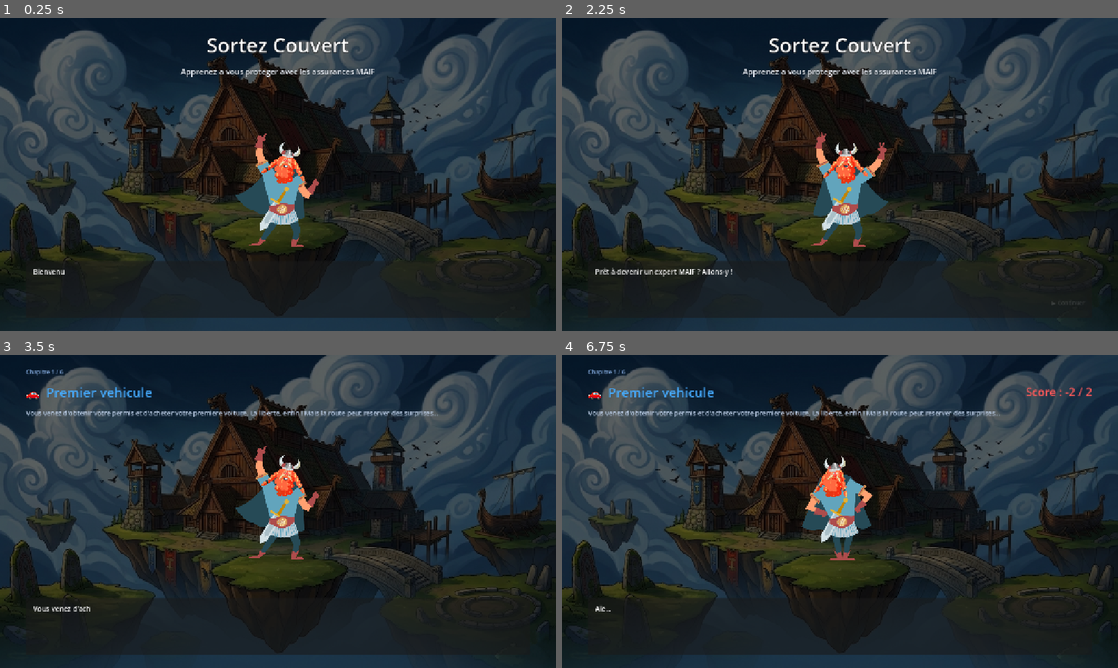
Above: before the commit, frames 1-4 (two rows, left to right).
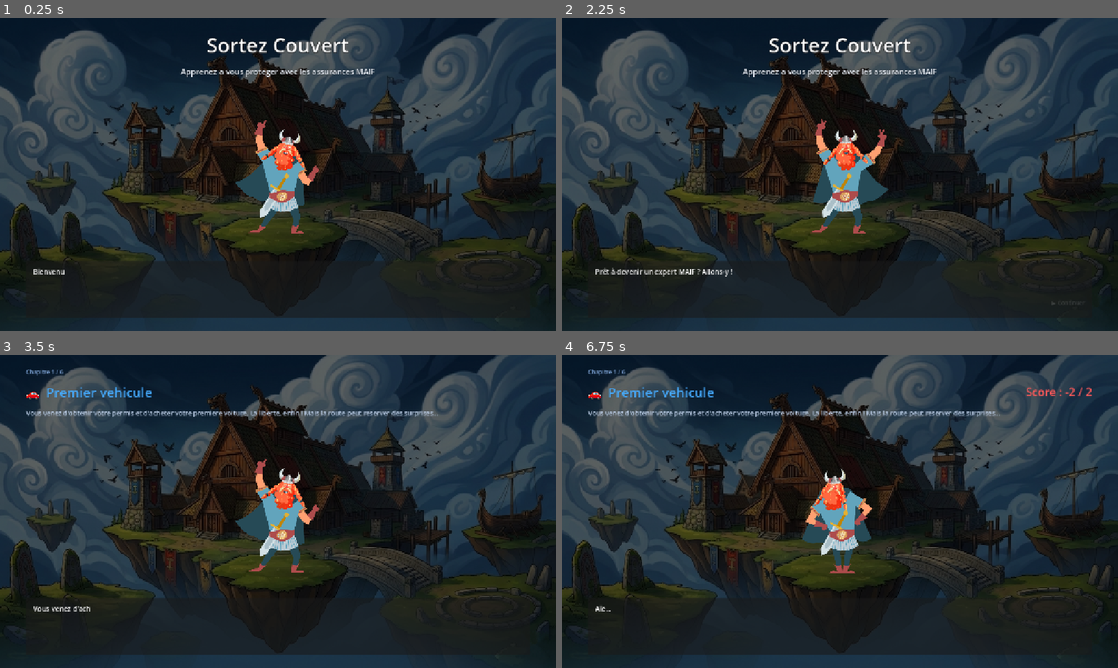
Above: after the commit, the same moments.

Repository: mathiasdotdev/stand-devquest-MAIF
Game: Godot game, scene res://jeu_sortez_couvert/scenes/intro.tscn
The game is run twice, just before and just after one commit, with the same random seed, the same clock (stepped at 60 frames per second) and the same inputs. This scene is started directly instead of the project's main scene.
Inputs (mouse positions are in pixels of both pictures, inside the frame that each line leads up to):
- Up to frame 1 (0.25 s): no input
- Up to frame 2 (2.25 s): tap Enter at 0.5, 0.6, 2, 2.1 s; move the mouse to (962, 158) at 0.52 s; hold D 0.53-1.28 s; click (962, 158) at 0.67 s; tap Space at 0.77, 1.25, 1.52 s; move the mouse to (728, 190) at 1.27 s; hold S 1.28-2.03 s; tap Keypad Enter at 1.35 s; move the mouse to (895, 105) at 2.02 s; hold D from 2.03 s (still down)
- Up to frame 3 (3.5 s): move the mouse to (250, 574) at 2.77 s; release D at 2.78 s; hold W from 2.78 s (still down); tap Keypad Enter at 2.85 s; click (250, 574) at 2.92 s; tap Space at 3.02 s
- Up to frame 4 (6.75 s): tap Space at 3.5, 3.77, 4.52 s; move the mouse to (1006, 558) at 3.52 s; release W at 3.53 s; hold A 3.53-5 s; tap Enter at 3.6, 4.25 s; move the mouse to (673, 464) at 4.27 s; tap Keypad Enter at 4.35 s; click "Indice 1" at 5 s; click "Indice 2" at 5.75 s; click "Confirmer" at 6.5 s

The runs differ from the first frame. In frame 1, 2.5% of the frame differs, in the area x 42-58%, y 32-74%; in frame 2, 2.7%, in the area x 44-59%, y 32-74%; in frame 3, 2.5%; in frame 4, 2.4%.

Commit message:
refactor(sortez-couvert): centralise la position du perso dans conseiller.tscn
Au lieu de décaler le sprite via 'position.y += N' dans chaque script
(intro.gd, chapitre_intro.gd, chapitre_result.gd), on baked le décalage
directement dans conseiller.tscn (position Y: 105 → 135).

Une seule source de vérité pour ajuster la position du perso dans
toutes les scènes story.

Diff:
--- a/jeux-stand-maif/godot/jeu_sortez_couvert/scripts/intro.gd
+++ b/jeux-stand-maif/godot/jeu_sortez_couvert/scripts/intro.gd
@@ -28,8 +28,6 @@
 	_intro_lines = INTRO_LINES.duplicate(true)
 	_conseiller = CONSEILLER_SCENE.instantiate()
 	_conseiller_area.add_child(_conseiller)
-	# Descend le perso pour qu'il repose sur la grass devant la longhouse au centre.
-	_conseiller.get_node("AnimatedSprite2D").position.y += 60
 
 	_dialogue_box = DIALOGUE_BOX_SCENE.instantiate()
 	_dialogue_area.add_child(_dialogue_box)
--- a/jeux-stand-maif/godot/jeu_sortez_couvert/ui/conseiller.tscn
+++ b/jeux-stand-maif/godot/jeu_sortez_couvert/ui/conseiller.tscn
@@ -69,7 +69,7 @@
 script = ExtResource("1_cons")
 
 [node name="AnimatedSprite2D" type="AnimatedSprite2D" parent="."]
-position = Vector2(105, 105)
+position = Vector2(105, 135)
 scale = Vector2(0.6, 0.6)
 sprite_frames = SubResource("1_frames")
 animation = &"question"
